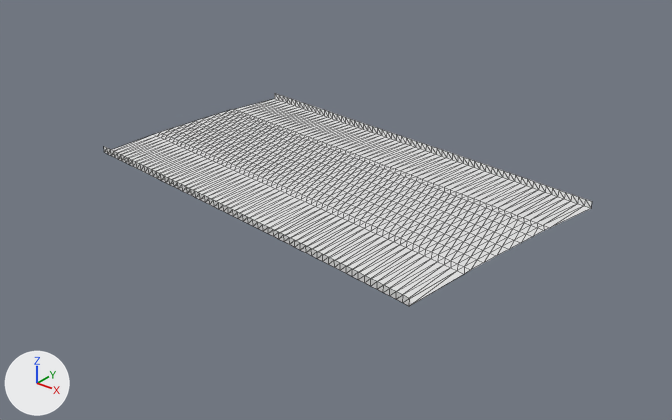
The glTF model public/assets/gen4/models/track-07.glb as it was, and as the next commit left it.
Rendered twice from a 50 mm camera at (540.1, -96.0, 52.7) aimed at (466.9, -4.4, -4.0). The axes (+X, +Y, +Z) are drawn at lower left. The lights are the same throughout. The first picture is the older version. Mesh edges are drawn as thin lines. Vertices at exactly the same position are counted once.

The first picture shows 'track-07'.
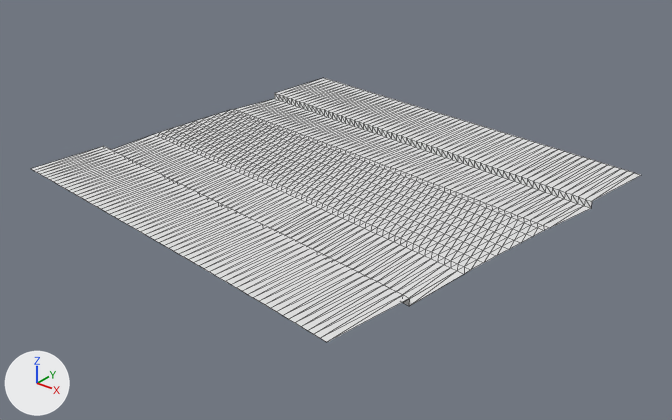
Changed parts and their boxes (x1, y1, x2, y2) in the pictures (672 x 420 px):
'track-07', reshaped (25% wider, 24% taller): before (104, 94, 592, 306); after (32, 78, 641, 342)
part 1 of me_track_07, added: after (32, 78, 641, 342)

The change, as a diff of the scene's bpy script:
```diff
--- a/public/assets/gen4/models/track-07.glb.py
+++ b/public/assets/gen4/models/track-07.glb.py
@@ me_track_07 @@
 # used by ob_track_07; location = (0.0, 0.0, 0.0)
-me_track_07.from_pydata(...)  # 819 vertices, 1488 faces; spans x 431.9..497.8, y -24.1..17.8, z -0.5..1.1
+me_track_07.from_pydata(...)  # 945 vertices, 1736 faces; spans x 430.7..499.5, y -35.9..29.7, z -0.5..1.2
+# me_track_07 part 1
+# 23 vertices are added at x 430.7..497.5, y -35.9..29.7, z 0.5..1.2
+# 19 new vertices lie (-1.4, -11.9, 0.0) away from vertices in x 434.8..465.3, y -20.4..-16.7, z 0.5..0.6
+# 18 new vertices lie (-1.5, -11.9, 0.0) away from vertices in x 438.6..473.2, y -21.4..-17.2, z 0.6
+# 15 new vertices lie (1.4, 11.9, 0.0) away from vertices in x 439.6..468.6, y 13.9..17.4, z 0.5..0.8
+# 8 new vertices lie (1.5, 11.9, 0.1) away from vertices in x 452.6..479.6, y 12.5..15.8, z 0.6..0.9
+# 8 new vertices lie (1.6, 11.9, 0.1) away from vertices in x 480.6..490.7, y 11.0..12.3, z 0.9..1.0
+# 7 new vertices lie (1.5, 11.9, 0.0) away from vertices in x 442.7..476.6, y 12.9..17.0, z 0.6..0.9
+# 7 new vertices lie (1.4, 11.9, 0.1) away from vertices in x 453.6..470.6, y 13.6..15.7, z 0.6..0.8
+# 6 new vertices lie (-1.6, -11.9, -0.1) away from vertices in x 477.1..483.9, y -22.8..-21.9, z 0.7
+# 5 new vertices lie (-1.0, 0.1, 0.0) away from vertices in x 442.1..491.3, y -34.7..23.0, z 0.6..1.1
+# 5 new vertices lie (1.7, 11.9, 0.1) away from vertices in x 486.6..497.8, y 9.9..11.5, z 1.0..1.1
+# 5 new vertices lie (-1.0, 0.2, 0.0) away from vertices in x 443.1..499.5, y 21.8..29.0, z 0.5..1.2
+# 248 new faces join them
```
